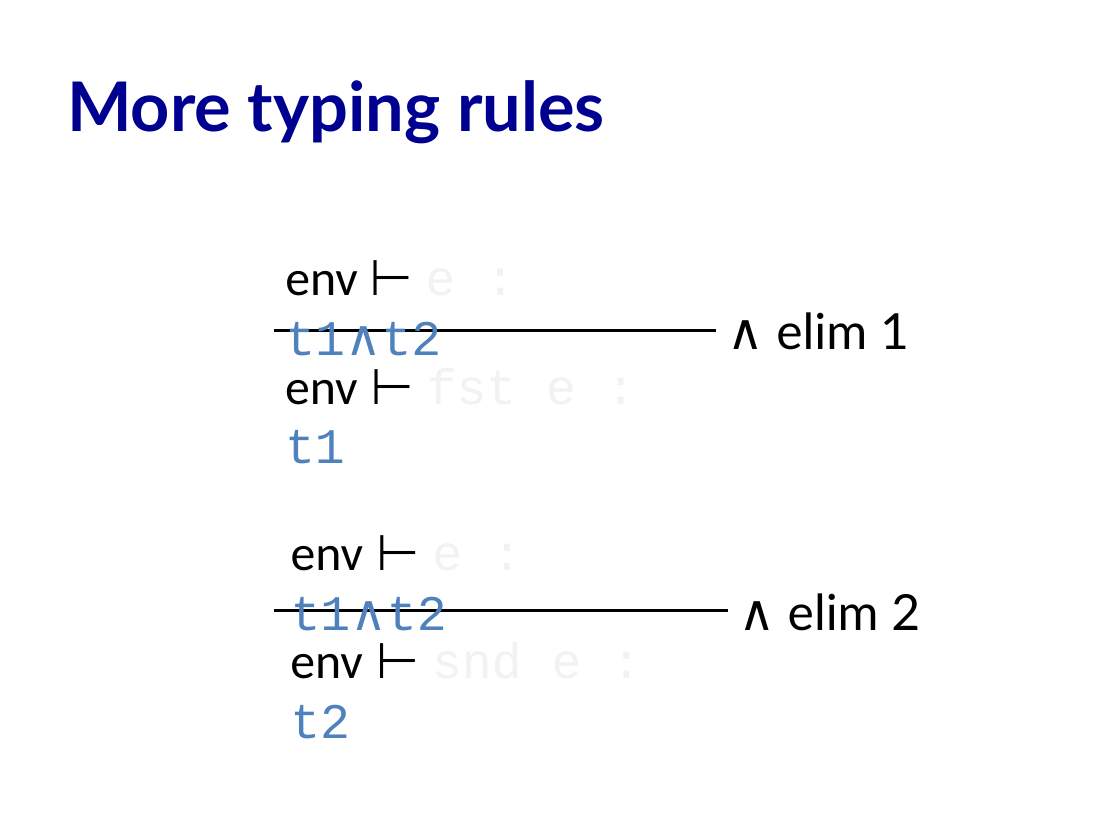
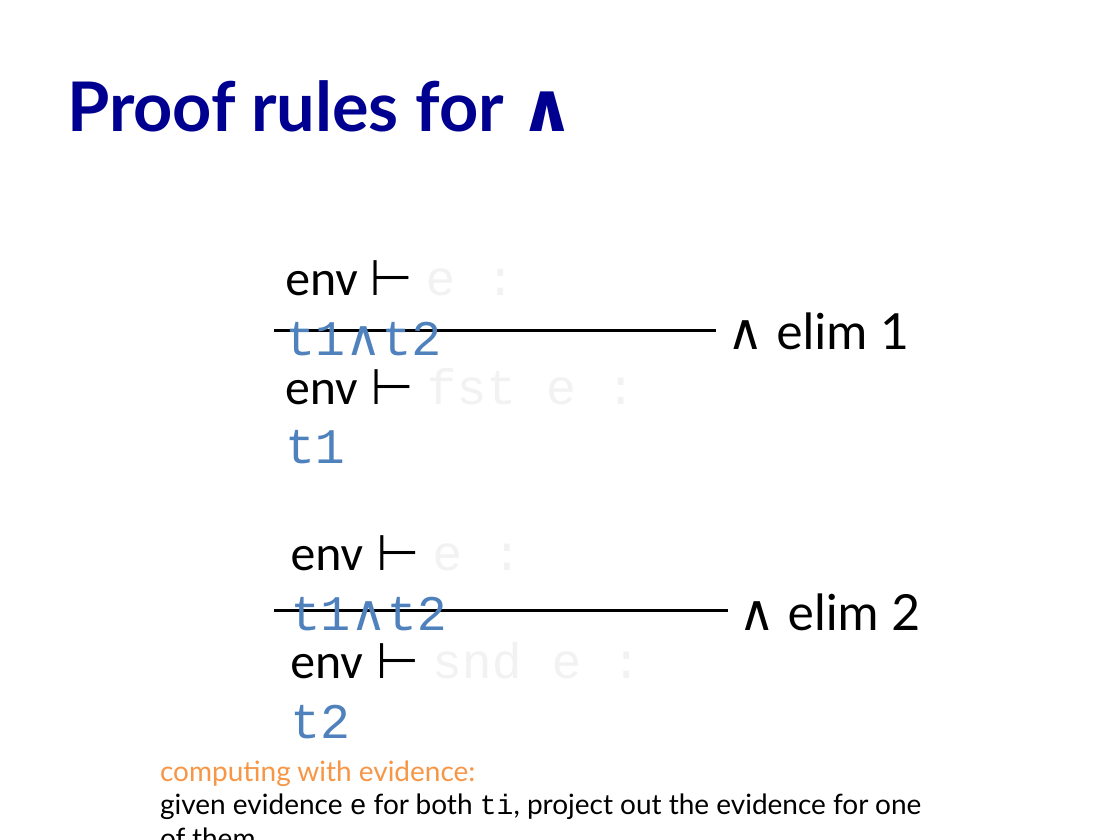
Before and after one commit to cs3110/materials-2019fa, a slide deck: slide 37 of 23-curryhoward/lec.pptx (slide 36 before the commit). Drawn at 1120x840 pixels with LibreOffice and Linux fonts; fonts in the diff are those of the drawing. Boxes give left, top, right and bottom in pixels: in the first picture for what was removed or moved away, otherwise in the second. Text is boxed around its words. In the diff, an @@ line names an element or a change of style, - is before the commit and + after.

Commit message:
Revise slides

```diff
--- a/23-curryhoward/lec.pptx
+++ b/23-curryhoward/lec.pptx
@@ title at <box>67,80,504,132</box>: text changed @@
-More typing rules
+Proof rules for ∧
@@ text added at <box>160,760,921,819</box>, 18 pt, text #000000 @@
+computing with evidence:
+given evidence e for both ti, project out the evidence for one of them
```
Also in this commit, not shown: 2 other slides changed, 1 other file.
